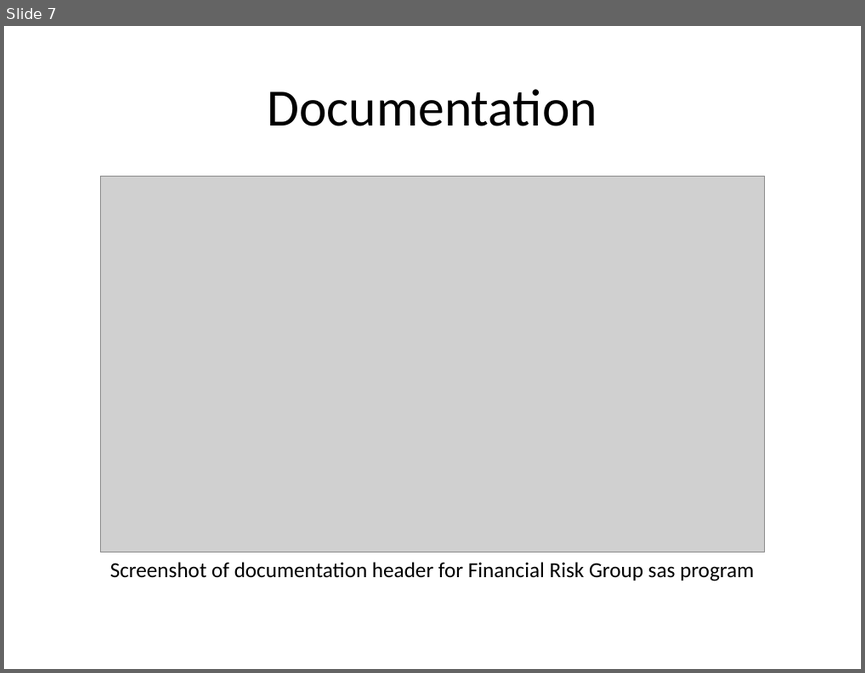
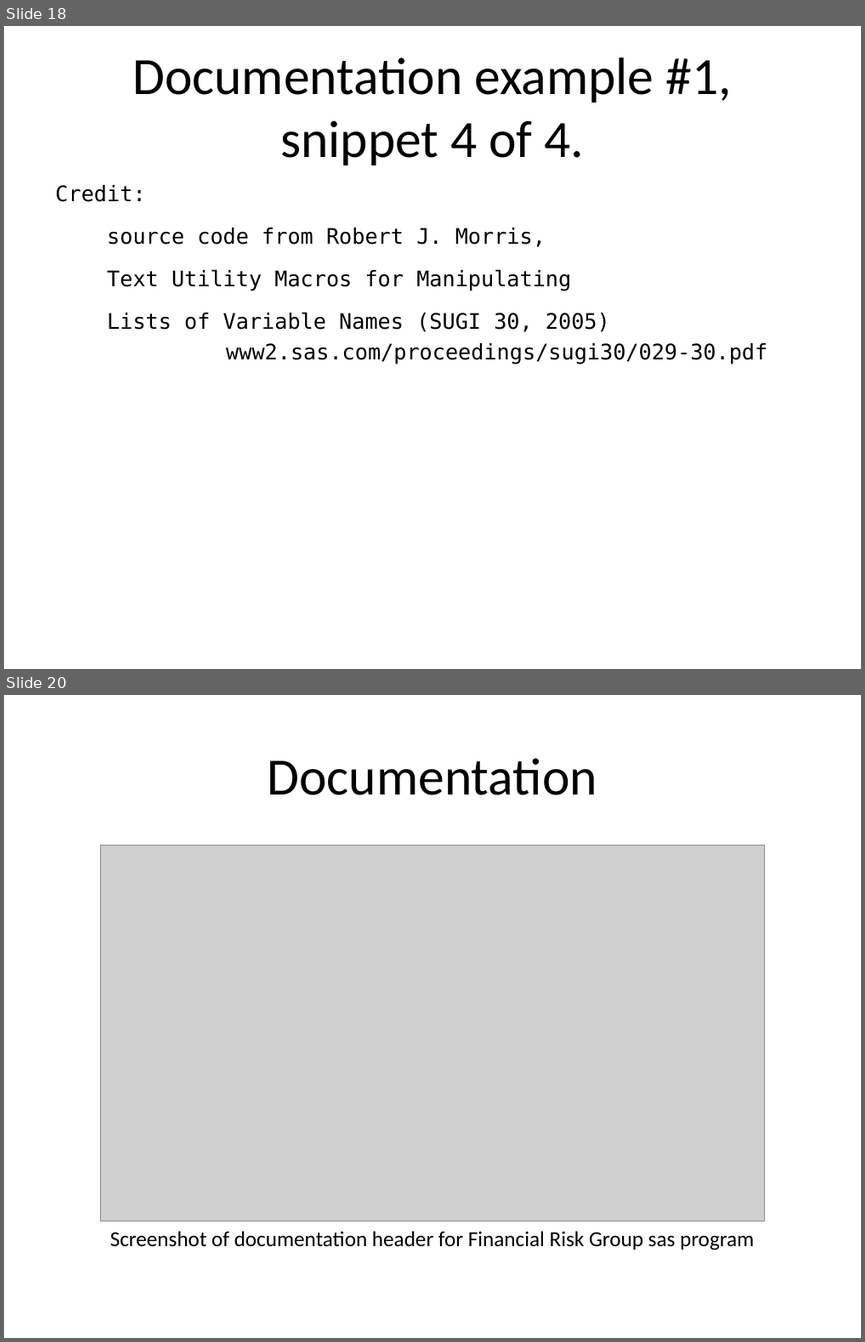
Before and after one commit to pmean/introduction-to-SAS, a slide deck: part0/src/good-documentation.pptx. Shown one above the other, each under a label of ours: slide 7 before the commit, slides 18 and 20 after it; the slides between them are not shown. The pictures are 865x673 and 865x1342 pixels, drawn with LibreOffice and Linux fonts; fonts in the diff are those of the drawing; grey boxes stand for pictures. Boxes give left, top, right and bottom in pixels: in the first picture for what was removed or moved away, otherwise in the second. Text is boxed around its words. In the diff, an @@ line names an element or a change of style, - is before the commit and + after.

Commit message:
Continuing work on good-documentation

```diff
--- a/part0/src/good-documentation.pptx
+++ b/part0/src/good-documentation.pptx
@@ slide 18 added at box(4, 26, 861, 669), background #FFFFFF @@
@@ title added at box(132, 57, 731, 165), 44 pt, text #000000 @@
+Documentation example #1, snippet 4 of 4.
@@ text added at box(55, 185, 767, 364), 18 pt, text #000000 @@
+Credit:
+source code from Robert J. Morris,
+Text Utility Macros for Manipulating
+Lists of Variable Names (SUGI 30, 2005)
+www2.sas.com/proceedings/sugi30/029-30.pdf
@@ what was slide 7 is now slide 20 @@
```
Also in this commit, not shown: 3 slides changed, 12 other slides added, 3 other files.
